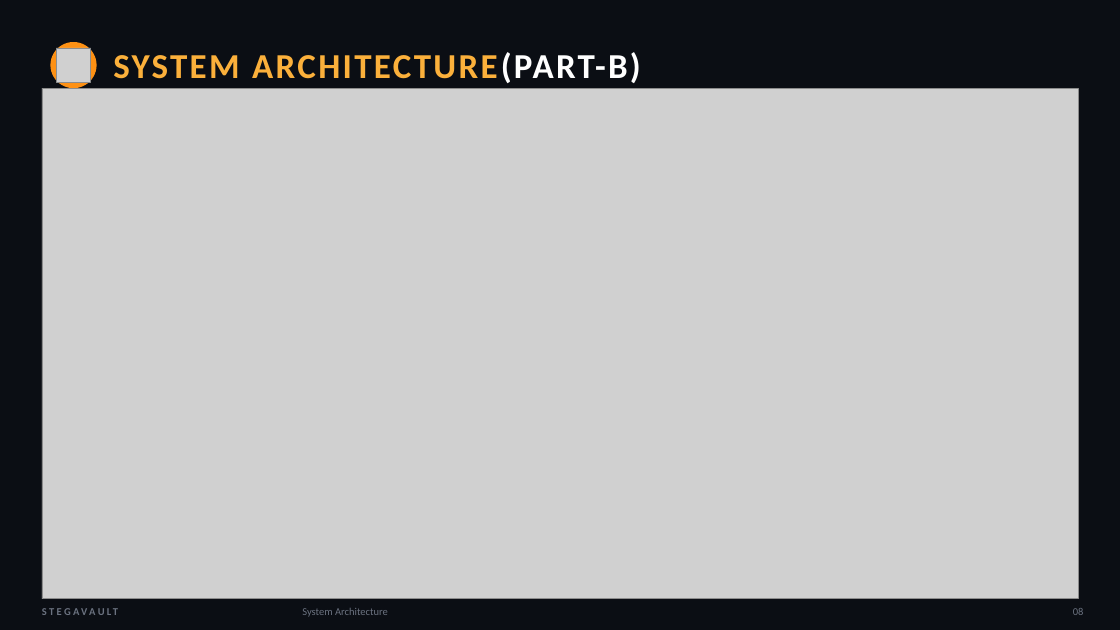
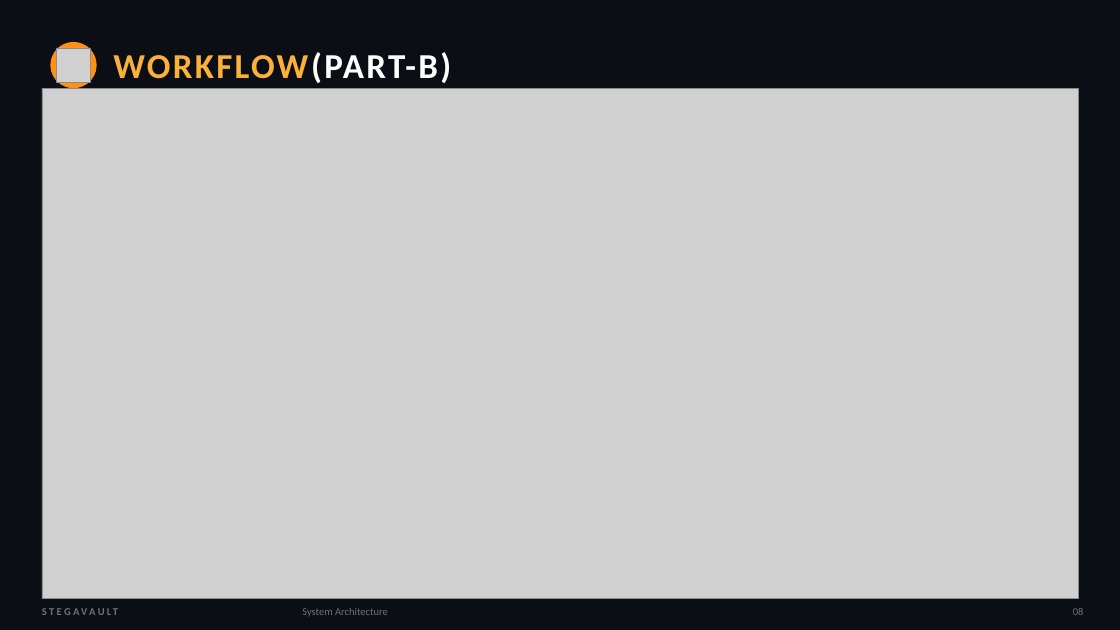
Before and after one commit to naveenk4250-code/stegavault, a slide deck: slide 10 of StegaVault_Presentation.pptx (slide 9 before the commit). Drawn at 1120x630 pixels with LibreOffice and Linux fonts; fonts in the diff are those of the drawing; grey boxes stand for pictures. Boxes give left, top, right and bottom in pixels: in the first picture for what was removed or moved away, otherwise in the second. Text is boxed around its words. In the diff, an @@ line names an element or a change of style, - is before the commit and + after.

```diff
--- a/StegaVault_Presentation.pptx
+++ b/StegaVault_Presentation.pptx
@@ text at [113, 52, 451, 83]: text changed @@
-SYSTEM ARCHITECTURE(PART-B)
+WORKFLOW(PART-B)
```
Also in this commit, not shown: 10 other slides changed, 6 slides added, 5 slides removed, 24 other files.
